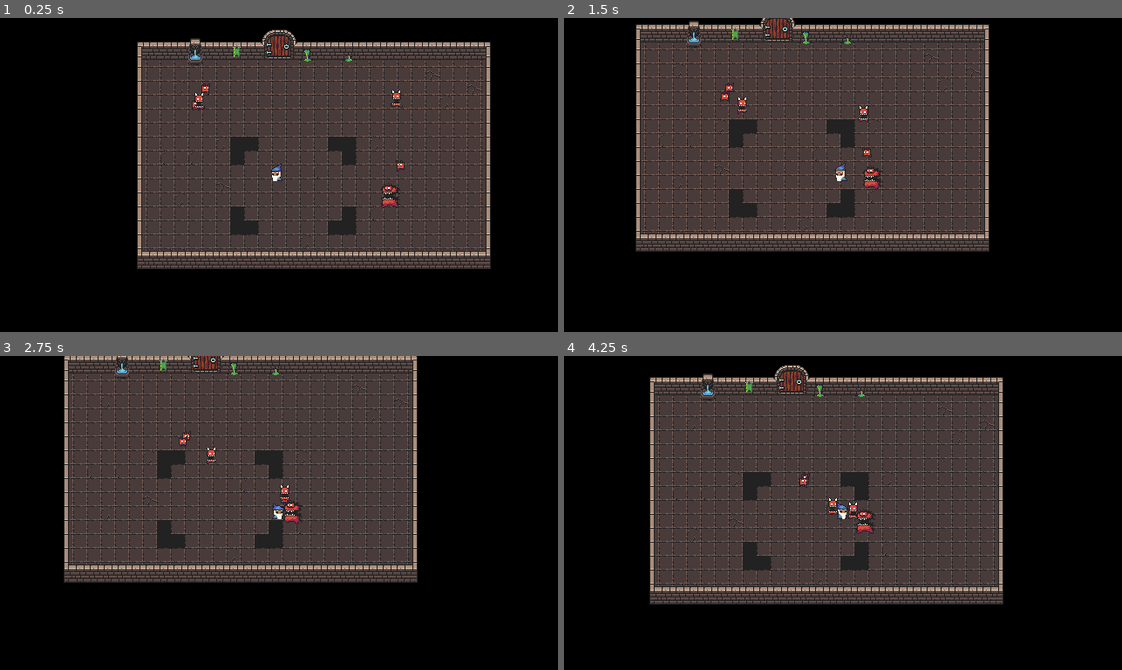
Above: before the commit, frames 1-4 (two rows, left to right).
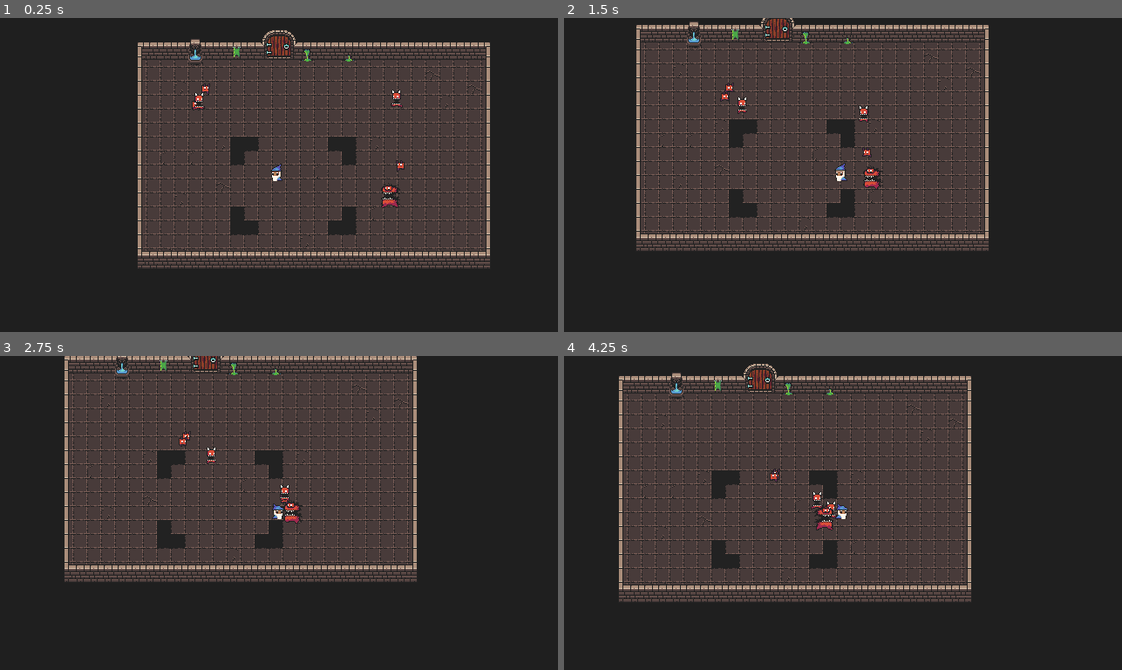
Above: after the commit, the same moments.

Repository: bloyot/arena-roguelike-prototype
Game: Godot game, scene res://scenes/test.tscn
Same seed, same stepped clock (60 frames per second), same inputs: the game is played once before the commit and once after it.
Inputs (mouse positions are in pixels of both pictures, inside the frame that each line leads up to):
- Up to frame 1 (0.25 s): no input
- Up to frame 2 (1.5 s): move the mouse to (965, 159) at 0.52 s; hold D (move_right) 0.53-1.28 s; tap 1 (ability_1) at 0.6 s; move the mouse to (731, 190) at 1.27 s; hold S (move_down) from 1.28 s (still down); tap 2 (ability_2) at 1.35 s
- Up to frame 3 (2.75 s): move the mouse to (334, 443) at 2.02 s; release S (move_down) at 2.03 s; hold D (move_right) from 2.03 s (still down); tap 3 (ability_3) at 2.1 s
- Up to frame 4 (4.25 s): move the mouse to (815, 575) at 2.77 s; release D (move_right) at 2.78 s; hold W (move_up) 2.78-3.53 s; tap 4 (ability_4) at 2.85 s; move the mouse to (1010, 560) at 3.52 s; hold A (move_left) from 3.53 s (still down); right-click (1010, 560) at 3.6 s

The runs differ from the first frame. In frame 1, 54% of the frame differs, in the area x 0-100%, y 0-100%; in frame 2, 54%; in frame 3, 54%; in frame 4, 78%.

Commit message:
sound stuff sort of working

Diff:
--- /dev/null
+++ b/default_bus_layout.tres
@@ -0,0 +1,16 @@
+[gd_resource type="AudioBusLayout" format=3 uid="uid://d3akg54pcn0t5"]
+
+[resource]
+bus/0/send = &"EnemyFX"
+bus/1/name = &"Music"
+bus/1/solo = false
+bus/1/mute = false
+bus/1/bypass_fx = false
+bus/1/volume_db = -6.356608
+bus/1/send = &"Master"
+bus/2/name = &"Fx"
+bus/2/solo = false
+bus/2/mute = false
+bus/2/bypass_fx = false
+bus/2/volume_db = 0.0
+bus/2/send = &"Master"
--- a/project.godot
+++ b/project.godot
@@ -108,6 +108,7 @@
 2d_physics/layer_3="Enemy"
 2d_physics/layer_4="Abilities"
 2d_physics/layer_5="Environment_Gap"
+2d_physics/layer_6="Intangible"
 
 [navigation]
 
--- /dev/null
+++ b/scenes/audio/combat_audio_manager.tscn
@@ -0,0 +1,24 @@
+[gd_scene load_steps=7 format=3 uid="uid://qnd32h00ud0l"]
+
+[ext_resource type="AudioStream" uid="uid://bhwwwltcv6nxp" path="res://assets/audio/music/combat_background.mp3" id="1_5sftd"]
+[ext_resource type="Script" uid="uid://cd8lf1gw0mogl" path="res://scripts/audio/combat_audio_manager.gd" id="1_ckm00"]
+[ext_resource type="AudioStream" uid="uid://d1thfu1864asa" path="res://assets/audio/sfx/fireball.mp3" id="2_hhrlt"]
+[ext_resource type="AudioStream" uid="uid://mluwd1sp8og8" path="res://assets/audio/sfx/footstep.mp3" id="3_hhrlt"]
+[ext_resource type="AudioStream" uid="uid://dmxmbwgvgdxgw" path="res://assets/audio/sfx/fireball_impact.mp3" id="3_qty14"]
+[ext_resource type="AudioStream" uid="uid://bla0vcwqunjf2" path="res://assets/audio/sfx/dash.wav" id="4_q0rde"]
+
+[node name="CombatAudioManager" type="Node2D"]
+script = ExtResource("1_ckm00")
+fireball = ExtResource("2_hhrlt")
+fireball_impact = ExtResource("3_qty14")
+footstep = ExtResource("3_hhrlt")
+dash = ExtResource("4_q0rde")
+
+[node name="MusicAudioStreamPlayer2D" type="AudioStreamPlayer2D" parent="."]
+unique_name_in_owner = true
+stream = ExtResource("1_5sftd")
+bus = &"Music"
+
+[node name="FxAudioStreamPlayer2D" type="AudioStreamPlayer2D" parent="."]
+unique_name_in_owner = true
+bus = &"Fx"
--- a/scenes/test.tscn
+++ b/scenes/test.tscn
@@ -8,6 +8,7 @@
 [ext_resource type="PackedScene" uid="uid://cn2mln72m14l1" path="res://scripts/game/wave/spawn_area.tscn" id="6_jcd4p"]
 [ext_resource type="Script" uid="uid://dmmtl0hda5obe" path="res://scripts/game/wave/wave_manager.gd" id="6_lpvoh"]
 [ext_resource type="Script" uid="uid://undmhay5dy6w" path="res://scripts/game/wave/wave.gd" id="7_at5dv"]
+[ext_resource type="PackedScene" uid="uid://qnd32h00ud0l" path="res://scenes/audio/combat_audio_manager.tscn" id="9_uacia"]
 
 [sub_resource type="Resource" id="Resource_jcd4p"]
 script = ExtResource("7_at5dv")
@@ -34,7 +35,7 @@
 offset_top = -4459.0
 offset_right = 5085.0
 offset_bottom = 5541.0
-color = Color(0, 0, 0, 1)
+color = Color(0.12347304, 0.12347304, 0.12347304, 1)
 
 [node name="Environment" type="Node2D" parent="."]
 metadata/_edit_lock_ = true
@@ -82,3 +83,5 @@
 enemies_node = NodePath("../../Objects/Enemies")
 spawn_points = [NodePath("../../Objects/SpawnPoints/SpawnArea"), NodePath("../../Objects/SpawnPoints/SpawnArea2"), NodePath("../../Objects/SpawnPoints/SpawnArea3")]
 waves = Array[ExtResource("7_at5dv")]([SubResource("Resource_jcd4p"), SubResource("Resource_uacia")])
+
+[node name="CombatAudioManager" parent="." instance=ExtResource("9_uacia")]
--- a/scripts/ability/fireball_ability.gd
+++ b/scripts/ability/fireball_ability.gd
@@ -9,11 +9,13 @@
 var ability_id: int
 
 var projectiles_node: Node2D
+var audio_manager: CombatAudioManager
 
 func _ready() -> void:
 	super()
 	# TODO need a better way to reference this object
 	projectiles_node = get_tree().get_root().get_node("/root/Test/Objects/Projectiles") as Node2D
+	audio_manager = Helpers.get_audio_manager() as CombatAudioManager
 
 func get_ability_id() -> int:
 	return ability_id
@@ -23,6 +25,7 @@
 
 func activate_ability() -> void:
 	spawn_fireball()
+	audio_manager.play_fx(CombatAudioManager.FX_NAME.FIREBALL)
 
 func cancel_ability() -> void:
 	pass
--- a/scripts/ability/fireball_projectile.gd
+++ b/scripts/ability/fireball_projectile.gd
@@ -6,7 +6,6 @@
 @export var splash_damage: int
 @export var splash_radius: float
 @export var time_to_live: float
-
 
 func on_body_entered(body_entered: Node2D) -> void:
 	if body_entered is Enemy:
@@ -25,4 +24,6 @@
 
 	Helpers.get_projectiles().call_deferred("add_child", aoe)
 
+	audio_manager.play_fx(CombatAudioManager.FX_NAME.FIREBALL_IMPACT)
+
 	call_deferred("queue_free")
--- a/scripts/ability/projectile.gd
+++ b/scripts/ability/projectile.gd
@@ -1,6 +1,8 @@
 class_name Projectile extends Node2D
 
 @onready var area: Area2D = %Hitbox
+
+var audio_manager: CombatAudioManager
 
 var velocity: float
 var direction: Vector2
@@ -8,6 +10,7 @@
 
 func _ready() -> void:
 	area.body_entered.connect(on_body_entered)
+	audio_manager = Helpers.get_audio_manager() as CombatAudioManager
 
 # position is the initial position for the projectile
 # direction should be a normalized vector pointing where the object should move
--- /dev/null
+++ b/scripts/audio/combat_audio_manager.gd
@@ -0,0 +1,32 @@
+class_name CombatAudioManager extends Node
+
+enum FX_NAME {
+	FIREBALL,
+	FIREBALL_IMPACT,
+	FOOTSTEP,
+	DASH
+}
+
+@export var fireball: AudioStreamMP3
+@export var fireball_impact: AudioStreamMP3
+@export var footstep: AudioStreamMP3
+@export var dash: AudioStreamWAV
+
+@onready var music_audio_stream_player: AudioStreamPlayer2D = %MusicAudioStreamPlayer2D
+@onready var fx_audio_stream_player: AudioStreamPlayer2D = %FxAudioStreamPlayer2D
+
+var fx_map: Dictionary[FX_NAME, AudioStream] = {}
+
+func _ready() -> void:
+	fx_map[FX_NAME.FIREBALL] = fireball
+	fx_map[FX_NAME.FIREBALL_IMPACT] = fireball_impact
+	fx_map[FX_NAME.FOOTSTEP] = footstep
+	fx_map[FX_NAME.DASH] = dash
+	music_audio_stream_player.play()
+
+func play_fx(sound: FX_NAME) -> void:
+	fx_audio_stream_player.stream = fx_map[sound]
+	fx_audio_stream_player.play()
+
+func stop_fx() -> void:
+	fx_audio_stream_player.stop()
--- a/scripts/autoloads/helpers.gd
+++ b/scripts/autoloads/helpers.gd
@@ -17,3 +17,8 @@
 	# TODO update this to the name of our actual combat scene
 	assert(get_tree().get_current_scene().name == "Test", "get_objects called outside of combat scene")
 	return get_tree().get_root().get_node("/root/Test/Objects/Projectiles") as Node2D
+
+func get_audio_manager() -> CombatAudioManager:
+	# TODO update this to the name of our actual combat scene
+	assert(get_tree().get_current_scene().name == "Test", "get_objects called outside of combat scene")
+	return get_tree().get_root().get_node("/root/Test/CombatAudioManager") as CombatAudioManager
--- a/scripts/player.gd
+++ b/scripts/player.gd
@@ -5,8 +5,8 @@
 # Signals
 signal state_change(old_state: BaseCharacterState, new_state: BaseCharacterState)
 
-static var DEFAULT_COLLISION_MASK: int = 0b0101
-static var INTANGIBLE_COLLISION_MASK: int = 0b0001
+static var INTANGIBLE_COLLISION_MASK: int = 0b10001
+static var INTANGIBLE_COLLISION_LAYER: int = 0b100000
 
 # Children
 @onready var animated_sprite: AnimatedSprite2D = $AnimatedSprite2D
@@ -27,7 +27,9 @@
 }
 
 var input_locked: bool = false
-var intangible: bool = false
+var default_collision_mask: int
+var default_hitbox_collision_mask: int
+var default_collision_layer: int
 
 # track our current state here
 var curr_state: BaseCharacterState = null
@@ -44,6 +46,9 @@
 ########################################
 func _ready() -> void:
 	init_states()
+	default_collision_mask = get_collision_mask()
+	default_hitbox_collision_mask = hitbox.get_collision_mask()
+	default_collision_layer = get_collision_layer()
 
 func _physics_process(delta: float) -> void:
 	var maybe_new_state: BaseCharacterState.STATE = curr_state.update(delta)
@@ -118,8 +123,11 @@
 	animated_sprite.play(animation_name)
 
 func set_intangible(is_intangible: bool) -> void:
-	collision_mask = INTANGIBLE_COLLISION_MASK if is_intangible else DEFAULT_COLLISION_MASK
-	hitbox.collision_mask = INTANGIBLE_COLLISION_MASK if is_intangible else DEFAULT_COLLISION_MASK
+	collision_mask = INTANGIBLE_COLLISION_MASK if is_intangible else default_collision_mask
+	collision_layer = INTANGIBLE_COLLISION_LAYER if is_intangible else default_collision_layer
+
+	hitbox.collision_mask = INTANGIBLE_COLLISION_MASK if is_intangible else default_hitbox_collision_mask
+	hitbox.collision_layer = INTANGIBLE_COLLISION_LAYER if is_intangible else default_collision_layer
 
 func determine_facing() -> Player.FACING:
 	return Player.FACING.RIGHT if camera.get_global_mouse_position().x > position.x else Player.FACING.LEFT
--- a/scripts/state/dash_state.gd
+++ b/scripts/state/dash_state.gd
@@ -1,7 +1,13 @@
 class_name DashState extends BaseCharacterState
+
+var audio_manager: CombatAudioManager
 
 var dash_tween: Tween
 var dash_complete: bool = false
+
+func setup(_player: Player) -> void:
+	super(_player)
+	audio_manager = Helpers.get_audio_manager() as CombatAudioManager
 
 func get_animation_name() -> String:
 	return "run"
@@ -10,8 +16,9 @@
 	return STATE.DASH
 
 func on_enter() -> void:
-	print("enter")
+	super()
 	player.input_locked = true
+	player.set_intangible(true)
 
 	# get the direction that we're going to dash
 	var target_vector: Vector2 = (player.camera.get_global_mouse_position() - player.position).normalized()
@@ -22,10 +29,13 @@
 	dash_tween.tween_property(player, "velocity", Vector2.ZERO, player.dash_duration)
 	dash_tween.finished.connect(func(): dash_complete = true)
 
+	audio_manager.play_fx(CombatAudioManager.FX_NAME.DASH)
+
 
 func on_exit() -> void:
 	player.input_locked = false
 	dash_complete = false
+	player.set_intangible(false)
 
 func update(_delta: float) -> STATE:
 
--- a/scripts/state/move_state.gd
+++ b/scripts/state/move_state.gd
@@ -1,11 +1,25 @@
 extends BaseCharacterState
 class_name MoveState
+
+var audio_manager: CombatAudioManager
 
 func get_animation_name() -> String:
 	return "run"
 
+func setup(_player: Player) -> void:
+	super(_player)
+	audio_manager = Helpers.get_audio_manager() as CombatAudioManager
+
 func get_state() -> STATE:
 	return STATE.MOVE
+
+func on_enter() -> void:
+	super()
+	audio_manager.play_fx(CombatAudioManager.FX_NAME.FOOTSTEP)
+
+func on_exit() -> void:
+	super()
+	audio_manager.stop_fx()
 
 func update(_delta: float) -> STATE:
 	if player.velocity.is_zero_approx():
Not shown: 1 places in scenes/test.tscn that only renumber resources
Not shown, added: assets/audio/sfx/dash.wav
Not shown, added: assets/audio/sfx/fireball.mp3
Not shown, removed: assets/audio/sfx/fireball_2.mp3
Not shown, added: assets/audio/sfx/fireball_impact.mp3
Not shown, added: assets/audio/sfx/footstep.mp3
